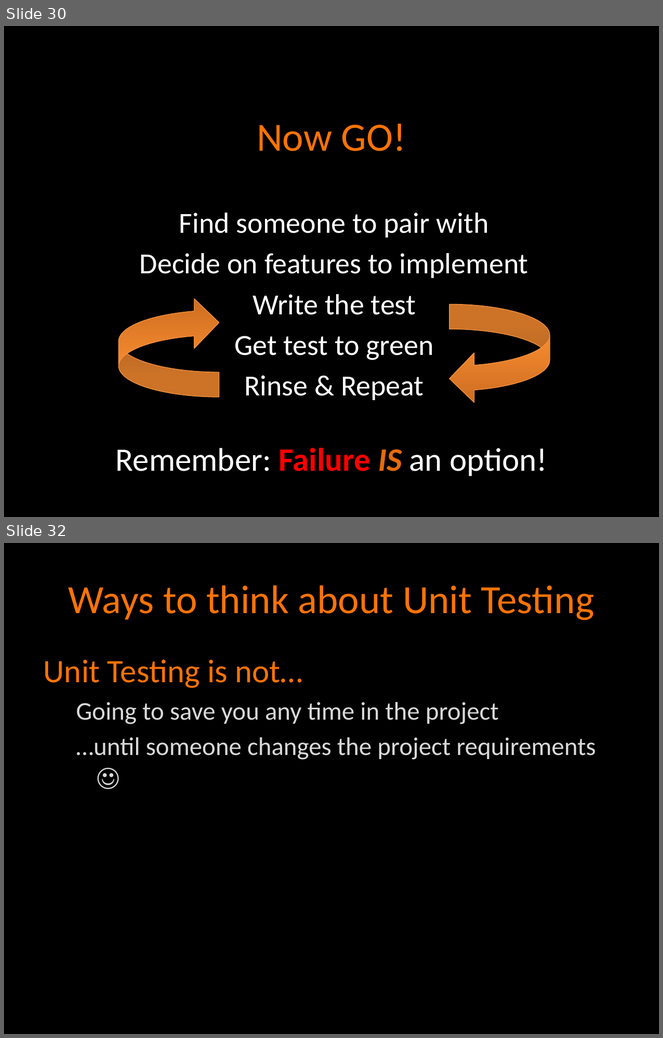
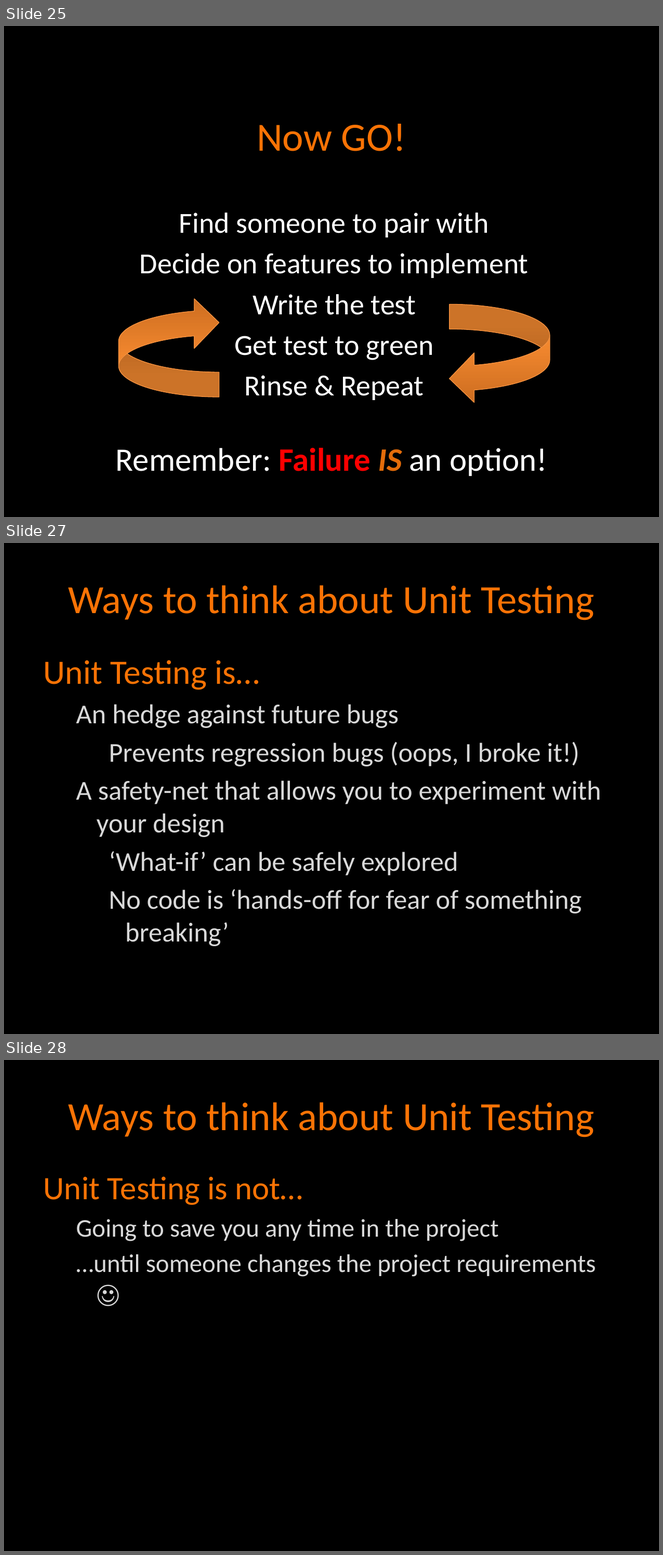
Before and after one commit to agilefire/November2010, a slide deck: Agile Firestarter Winter 2011 Test-Driven-Development.pptx. Shown one above the other, each under a label of ours: slides 30 and 32 before the commit, slides 25, 27 and 28 after it; the slides between them are not shown. The pictures are 663x1038 and 663x1555 pixels, drawn with LibreOffice and Linux fonts; fonts in the diff are those of the drawing. Boxes give left, top, right and bottom in pixels: in the first picture for what was removed or moved away, otherwise in the second. Text is boxed around its words. In the diff, an @@ line names an element or a change of style, - is before the commit and + after.

```diff
--- a/Agile Firestarter Winter 2011 Test-Driven-Development.pptx
+++ b/Agile Firestarter Winter 2011 Test-Driven-Development.pptx
@@ slide 27 added at (4,543,659,1034), background #000000 @@
@@ title added at (68,585,595,620), 44 pt, text #FA7305 @@
+Ways to think about Unit Testing
@@ text added at (44,660,601,947), 30 pt, text #D9D9D9 @@
+Unit Testing is…
+  An hedge against future bugs
+    Prevents regression bugs (oops, I broke it!)
+  A safety-net that allows you to experiment with your design
+    ‘What-if’ can be safely explored
+    No code is ‘hands-off for fear of something breaking’
@@ what was slide 30 is now slide 25 @@
@@ what was slide 32 is now slide 28 @@
```
Also in this commit, not shown: 10 slides changed, 9 other slides added, 13 slides removed.
